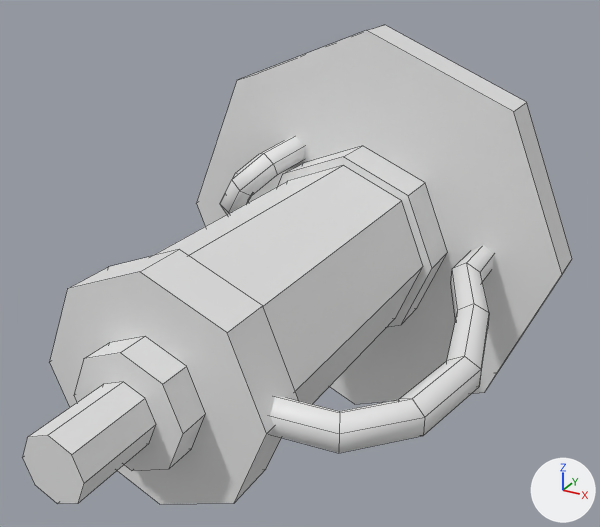
A saved change to the FBX model CorridorGeodesic/Assets/Resources/Models/Laser.fbx.
Before and after are seen from a camera (50 mm lens) standing at (0.959, -2.24, 0.922) and looking at (0.063, -0.611, 0.108). The axes (+X, +Y, +Z) are drawn at lower right. The lights are the same throughout. Mesh edges are drawn as thin lines. Where no turn or scale is listed for an object, it has been applied to the vertices.

Objects in the first picture: 'BezierCurve', 'BezierCurve.001', 'Cylinder.001'.
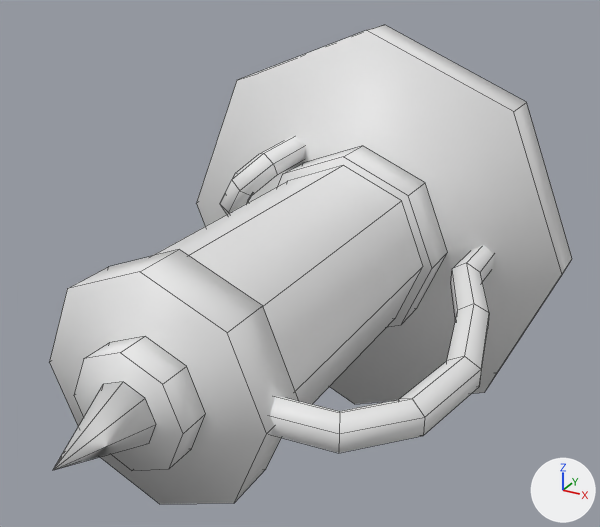
Pixel boxes (x1, y1, x2, y2) of what changed, in the pictures (600 x 527 px; the box of a moved part takes in the faces that stretch with it):
'Cylinder.001', reshaped: before (22, 25, 572, 504); after (50, 25, 572, 504)
part 1 of me_cylinder_001, moved or reshaped: before (22, 382, 156, 503); after (53, 382, 156, 470)

The edits, one by one:
me_cylinder_001 is used by ob_cylinder_001; location (0.0, 0.0, 0.0).
me_cylinder_001 had 96 vertices, 58 faces and spanned x -0.595..0.595, y -1.4..0.0, z -0.595..0.595.
me_cylinder_001 now has 89 vertices, 57 faces and spans x -0.595..0.595, y -1.4..0.0, z -0.595..0.595.
Part 1, on me_cylinder_001:
8 vertices are removed from x -0.073..0.073, y -1.4, z -0.073..0.073.
9 faces are deleted.
1 vertex is added at (0.0, -1.4, 0.0).
8 new faces join them, mat_lasermetallic (white #e7e7e7).
me_cylinder_001 part 2: the surface is now shaded smooth.
